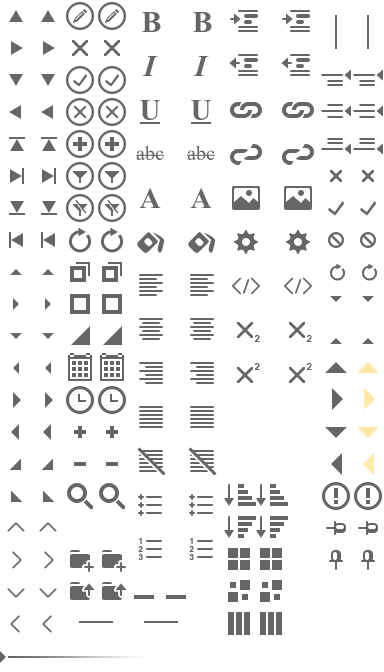
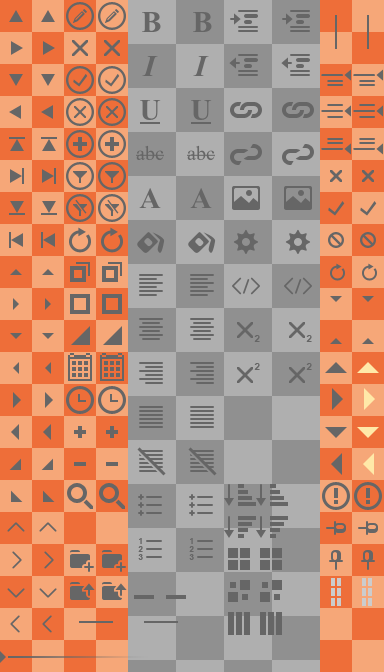
Layered file, before and after one edit (384x672). Changes by layer:
added layer "toolbar drag hover" in group "Widgets 2 copy" over (362, 578, 372, 606)
added layer "toolbar drag" in group "Widgets 2" over (331, 578, 341, 606)
showed "Layer 5 copy" over (224, 0, 320, 672)
showed "Layer 5" over (128, 0, 224, 672)
showed "Layer 4" over (0, 0, 384, 672)
showed "Layer 1 copy" over (0, 0, 384, 672)
showed "Layer 1" over (0, 0, 384, 672)
